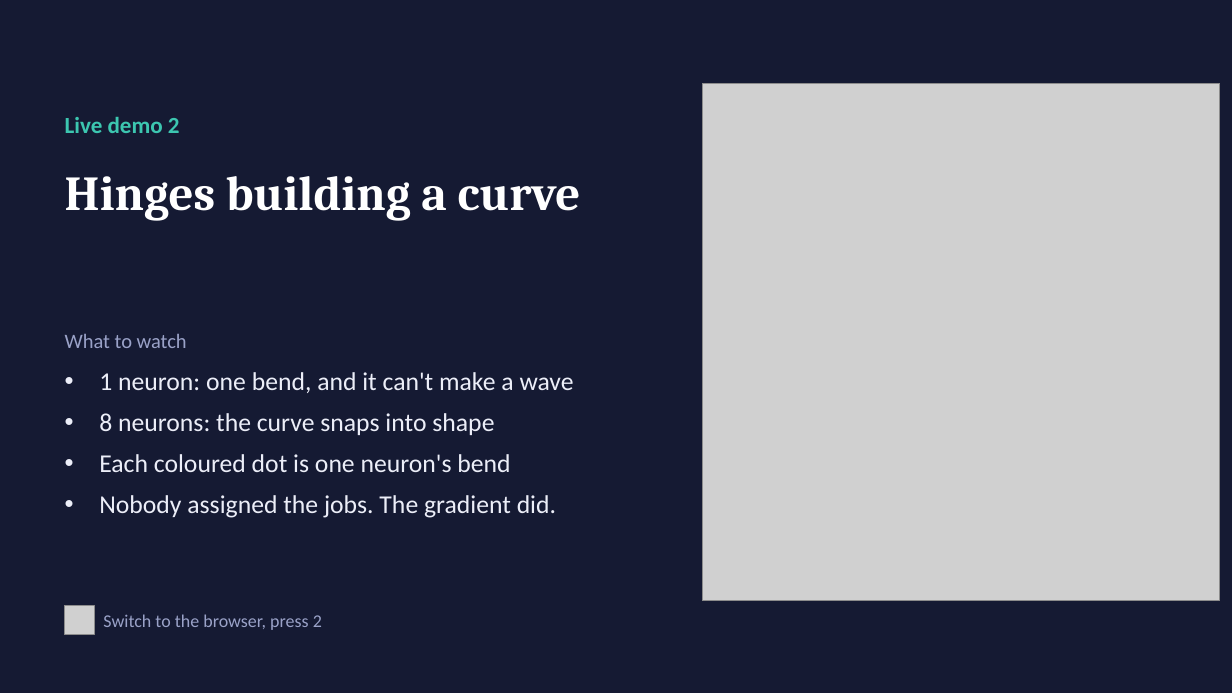
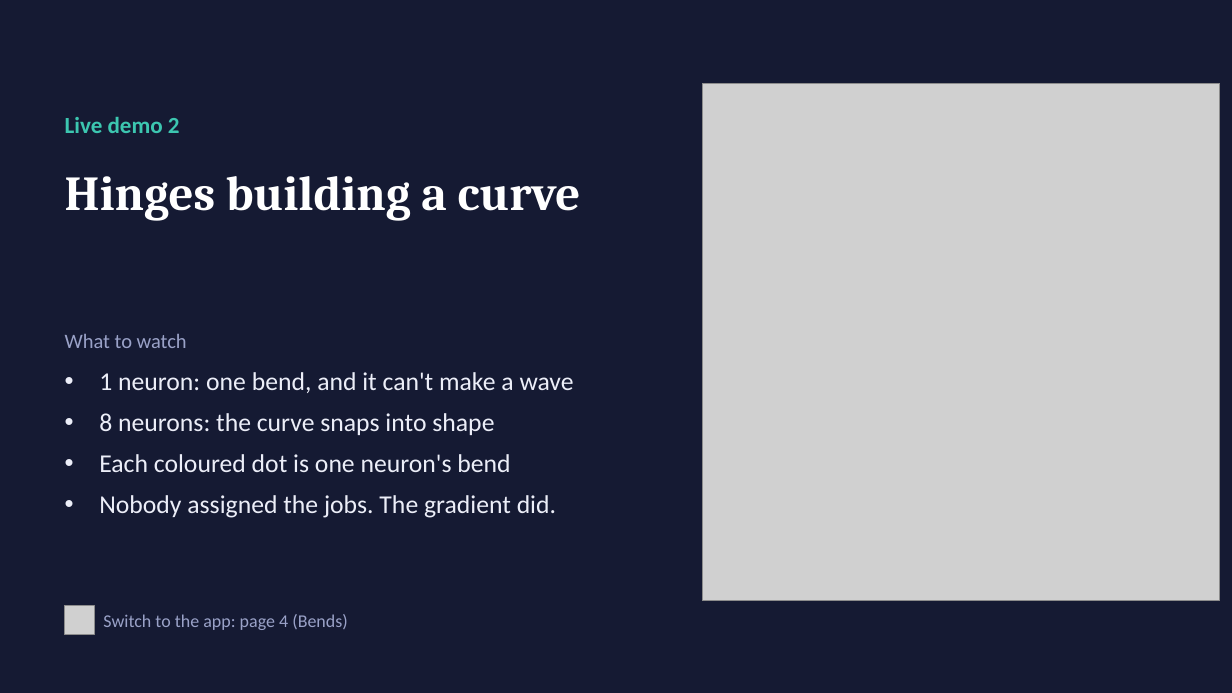
Before and after one commit to abhishek-marathe04/learning, a slide deck: slide 16 of ai_engineering/projects/neural-net/How-a-Neural-Network-Learns.pptx. Drawn at 1232x693 pixels with LibreOffice and Linux fonts; fonts in the diff are those of the drawing; grey boxes stand for pictures. Boxes give left, top, right and bottom in pixels: in the first picture for what was removed or moved away, otherwise in the second. Text is boxed around its words. In the diff, an @@ line names an element or a change of style, - is before the commit and + after.

```diff
--- a/ai_engineering/projects/neural-net/How-a-Neural-Network-Learns.pptx
+++ b/ai_engineering/projects/neural-net/How-a-Neural-Network-Learns.pptx
@@ text at <box>103,614,348,630</box>: text changed @@
-Switch to the browser, press 2
+Switch to the app: page 4 (Bends)
```
Also in this commit, not shown: 3 other slides changed, 2 other files.
